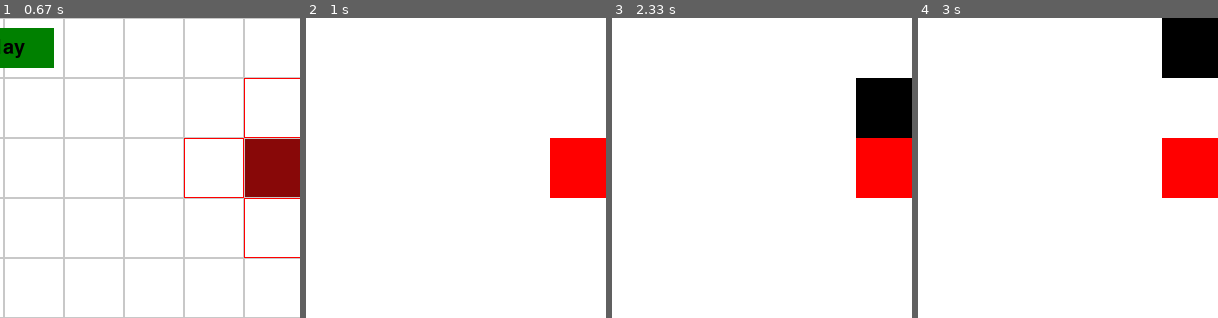
Above: before the commit, frames 1-4 (left to right).
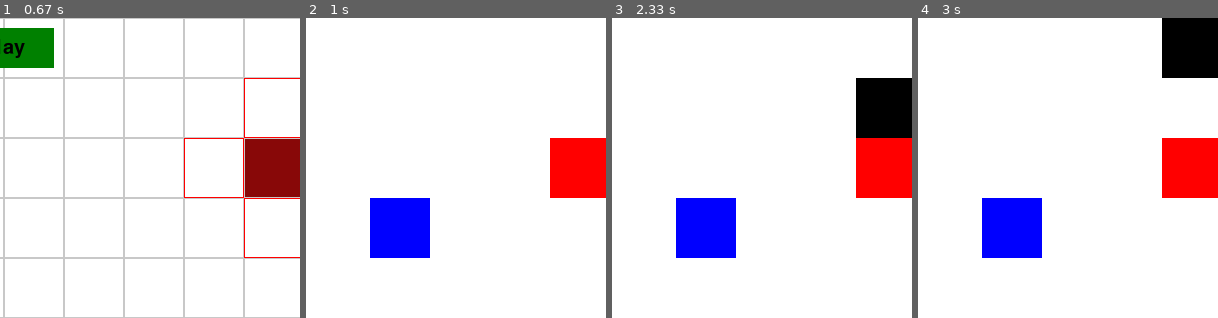
Above: after the commit, the same moments.

Repository: ubongjc/Pygame
Game: pygame game, started from main.py
Same seed, same stepped clock (60 frames per second), same inputs: the game is played once before the commit and once after it.
Inputs:
- Up to frame 1 (0.67 s): click "Map A" at 0.38 s
- Up to frame 2 (1 s): click "Play" at 0.72 s
- Up to frame 3 (2.33 s): tap Space at 1 s; hold Right 1.33-1.8 s; hold Up 1.83-2.3 s
- Up to frame 4 (3 s): no input
The pictures show only the part of the screen within x 9-59%, y 0-50%; the shares and areas given below are measured in that part.

Frame 1 is identical in both runs. In frame 2, 4.0% of the frame differs, in the area x 21-42%, y 60-80%; in frame 3, 4.0%; in frame 4, 4.0%.

Commit message:
Tracked computer's path

Diff:
--- a/computer_player.py
+++ b/computer_player.py
@@ -17,10 +17,24 @@
         for dx, dy in ((1, 0), (-1, 0), (0, 1), (0, -1)):
             x, y = last_cell[0] + dx, last_cell[1] + dy
             if 0 <= x < self.grid.size and 0 <= y < self.grid.size and self.grid.grid[y][x] == 0:
-                valid_moves.append((x, y))
+                if(x, y) not in self.path:
+                    valid_moves.append((x, y))
         return valid_moves
 
     def choose_random_move(self):
         moves = self.valid_moves()
         if moves:
             self.path.append(random.choice(moves))
+
+    def rollback_to_validity_if_necessary(self):
+        num_valid = len(self.valid_moves())
+        popped_value = (-1, -1)
+        if num_valid < 2:
+            while num_valid < 2:
+                popped_value = self.path.pop()
+                num_valid = len(self.valid_moves())
+            temp = self.valid_moves()
+            temp.remove(popped_value)
+            self.path.append(temp[0])
+            return True
+        return False
--- a/grid.py
+++ b/grid.py
@@ -11,12 +11,14 @@
         self.firedBullets = []
         self.bullet_start_indices = []
 
-    def draw(self, surface, show_lines=True, current_path_index=None):
+    def draw(self, surface, show_lines=True, current_path_index=None, computer_path=None):
         surface.fill(WHITE)
         for y in range(self.size):
             for x in range(self.size):
                 if current_path_index is not None and (x, y) == self.path[current_path_index]:
                     color = RED
+                elif computer_path is not None and (x, y) in computer_path:
+                    color = (0, 0, 255)  # Blue color
                 elif self.grid[y][x] == 1:
                     if (x, y) == self.path[-1]:
                         color = (136, 8, 8)  # Slightly different shade of red
--- a/main.py
+++ b/main.py
@@ -55,6 +55,15 @@
                 # Check if the play button is clicked
                 if play_button.is_clicked(x, y):
                     computer_player.path.pop()
+
+                    user_grid_len = len(grid.path)
+                    computer_grid_len = len(computer_player.path)
+
+                    if user_grid_len > computer_grid_len:
+                        diff_len = user_grid_len - computer_grid_len
+                        for i in range(diff_len):
+                            computer_player.choose_random_move()
+
                     print("Computer's selected path:", computer_player.path)  # Print the computer's selected path
                     show_lines = False
                     grid.grid = [[0 for _ in range(GRID_SIZE)] for _ in range(GRID_SIZE)]
@@ -73,6 +82,13 @@
                         grid.firedBullets.append(False)
 
                         computer_player.choose_random_move()
+                        if computer_player.rollback_to_validity_if_necessary():
+                            user_grid_len = len(grid.path)
+                            computer_grid_len = len(computer_player.path)
+                            if user_grid_len > computer_grid_len:
+                                diff_len = user_grid_len - computer_grid_len
+                                for i in range(diff_len):
+                                    computer_player.choose_random_move()
 
                     elif grid.path and (cell_x, cell_y) == grid.path[-1]:
                         grid.grid[cell_y][cell_x] = 0
@@ -126,7 +142,7 @@
                 play_timer = pygame.time.get_ticks()
                 play_index += 1
             show_lines = False
-            grid.draw(screen, show_lines, play_index - 1)
+            grid.draw(screen, show_lines, play_index - 1, computer_player.path)
             clock.tick(10)
         else:
             # Update the screen
